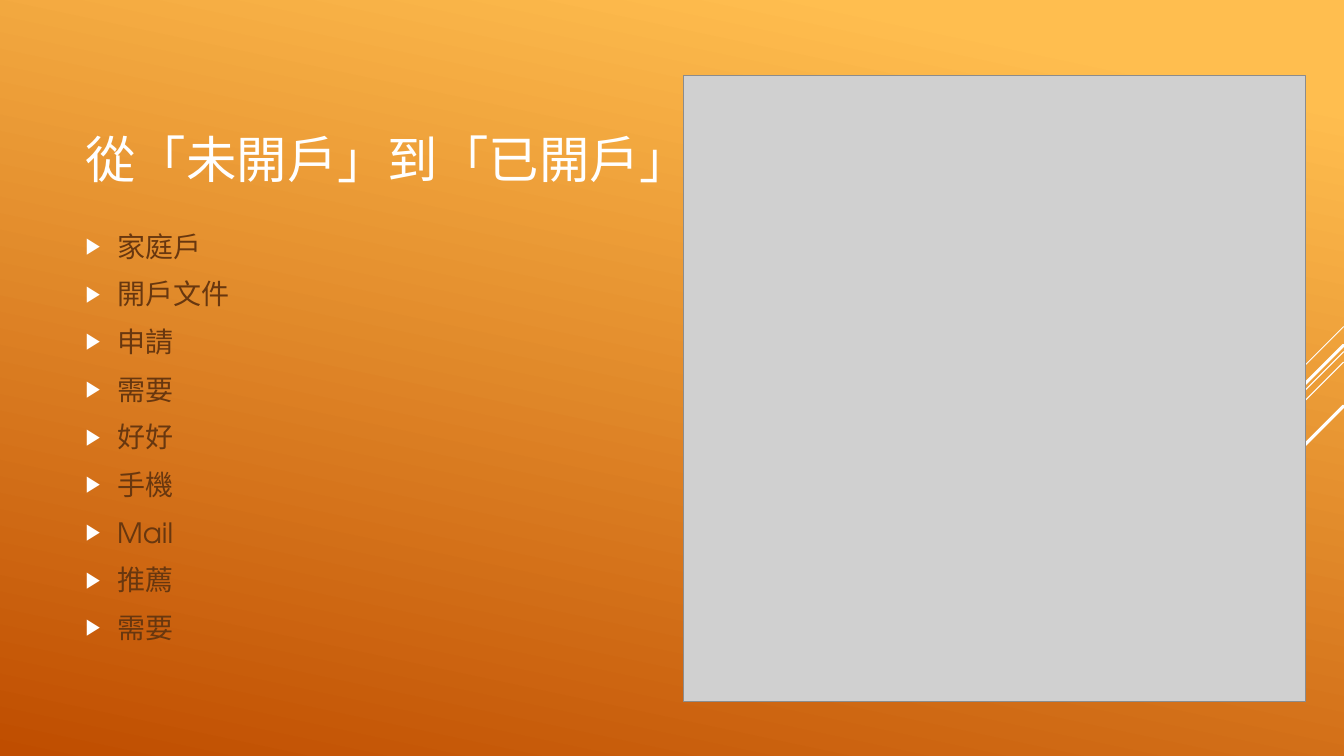
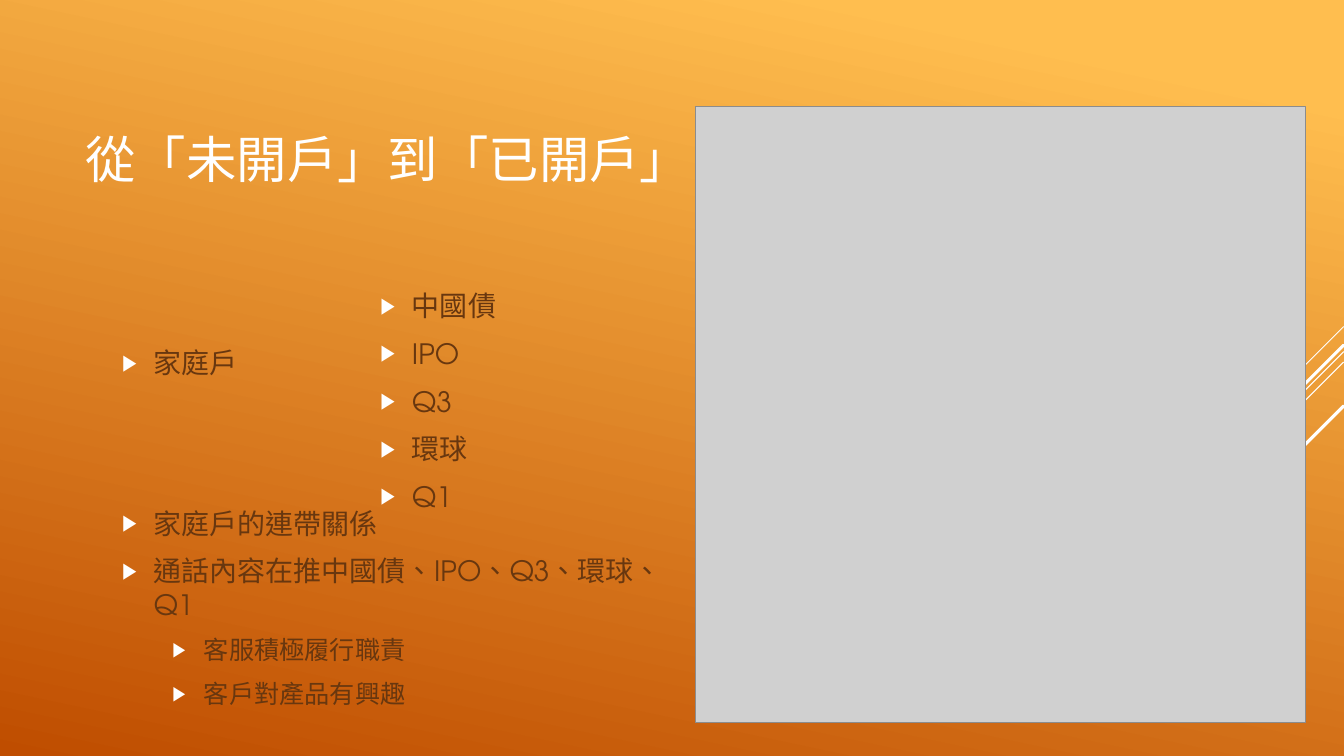
Before and after one commit to EvaXunHsu/Fintech-Course, a slide deck: slide 17 of Final/金融科技-文字探勘與機器學習.pptx (slide 19 before the commit). Drawn at 1344x756 pixels with LibreOffice and Linux fonts; fonts in the diff are those of the drawing; grey boxes stand for pictures. Boxes give left, top, right and bottom in pixels: in the first picture for what was removed or moved away, otherwise in the second. Text is boxed around its words. In the diff, an @@ line names an element or a change of style, - is before the commit and + after.

```diff
--- a/Final/金融科技-文字探勘與機器學習.pptx
+++ b/Final/金融科技-文字探勘與機器學習.pptx
@@ picture: place and size @@
-picture at [684, 76, 1306, 702]
+picture at [696, 107, 1307, 723]
@@ text "家庭戶": place and size @@
-text "家庭戶" at [117, 233, 229, 640]
+text "家庭戶" at [154, 349, 238, 375]
@@ text at [117, 280, 229, 640]: paragraphs removed @@
-▶ 開戶文件
-▶ 申請
-▶ 需要
-▶ 好好
-▶ 手機
-▶ Mail
-▶ 推薦
-▶ 需要
@@ text added at [412, 292, 496, 507], 20 pt, text #68380F @@
+▶ 中國債
+▶ IPO
+▶ Q3
+▶ 環球
+▶ Q1
@@ text added at [154, 510, 662, 705], 20 pt, text #68380F @@
+▶ 家庭戶的連帶關係
+▶ 通話內容在推中國債、IPO、Q3、環球、Q1
+  ▶ 客服積極履行職責
+  ▶ 客戶對產品有興趣
```
Also in this commit, not shown: 15 other slides changed, 3 slides added, 3 slides removed, 24 other files.
